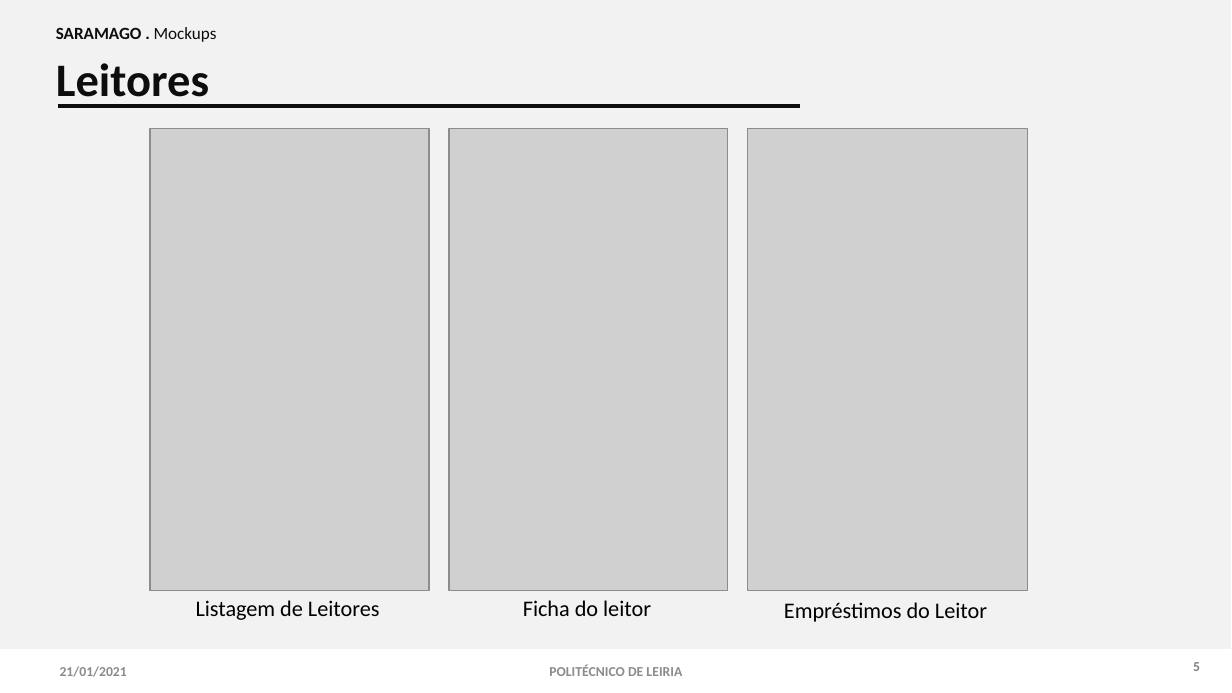
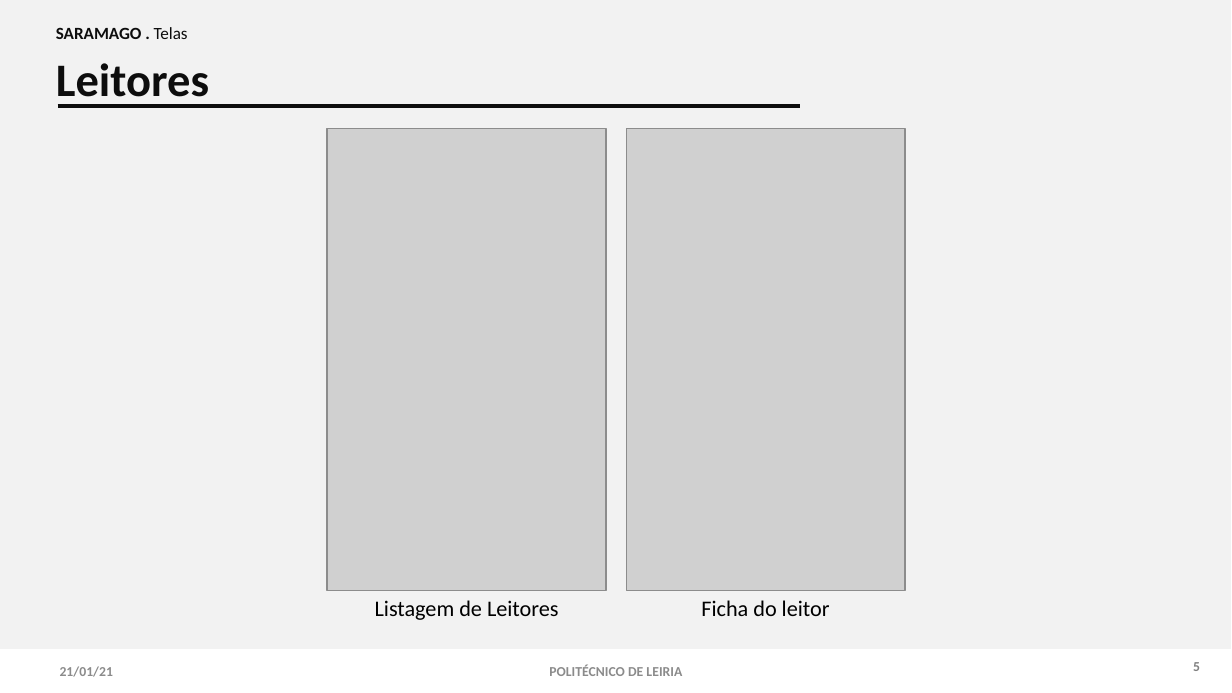
Before and after one commit to 2180622/IPL_PSI_ProjetoFinal_SARAMAGO, a slide deck: slide 6 of Documentacao/Android/IPL_AMSI_Relatorio.pptx. Drawn at 1232x693 pixels with LibreOffice and Linux fonts; fonts in the diff are those of the drawing; grey boxes stand for pictures. Boxes give left, top, right and bottom in pixels: in the first picture for what was removed or moved away, otherwise in the second. Text is boxed around its words. In the diff, an @@ line names an element or a change of style, - is before the commit and + after.

```diff
--- a/Documentacao/Android/IPL_AMSI_Relatorio.pptx
+++ b/Documentacao/Android/IPL_AMSI_Relatorio.pptx
@@ text at [56, 27, 188, 39]: text changed @@
-SARAMAGO . Mockups
+SARAMAGO . Telas
@@ picture: place and size @@
-picture at [448, 128, 727, 590]
+picture at [626, 128, 904, 590]
@@ picture removed at [748, 128, 1027, 590] @@
@@ 2 texts, 1 picture: place and size @@
-2 texts, 1 picture at [150, 128, 651, 620]
+2 texts, 1 picture at [326, 128, 830, 620]
@@ text "Listagem de Leitores" at [375, 600, 559, 620]: alignment left to centre @@
@@ text "Ficha do leitor" at [701, 600, 830, 616]: alignment left to centre @@
@@ text removed at [784, 602, 987, 622] @@
-Empréstimos do Leitor
@@ text at [60, 666, 113, 677]: text changed @@
-21/01/2021
+21/01/21
```
Also in this commit, not shown: 10 other slides changed, 1 slide removed.
